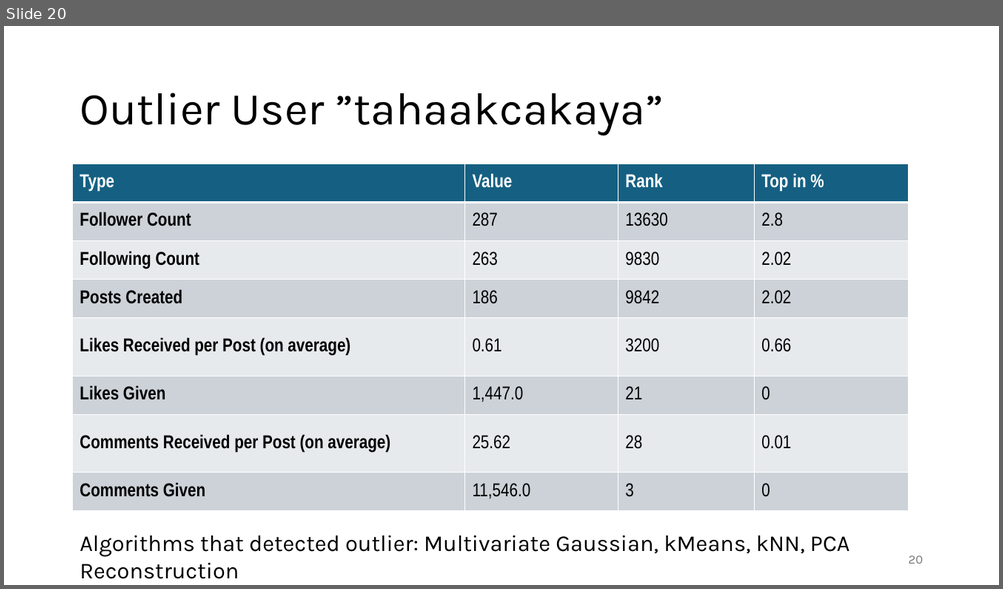
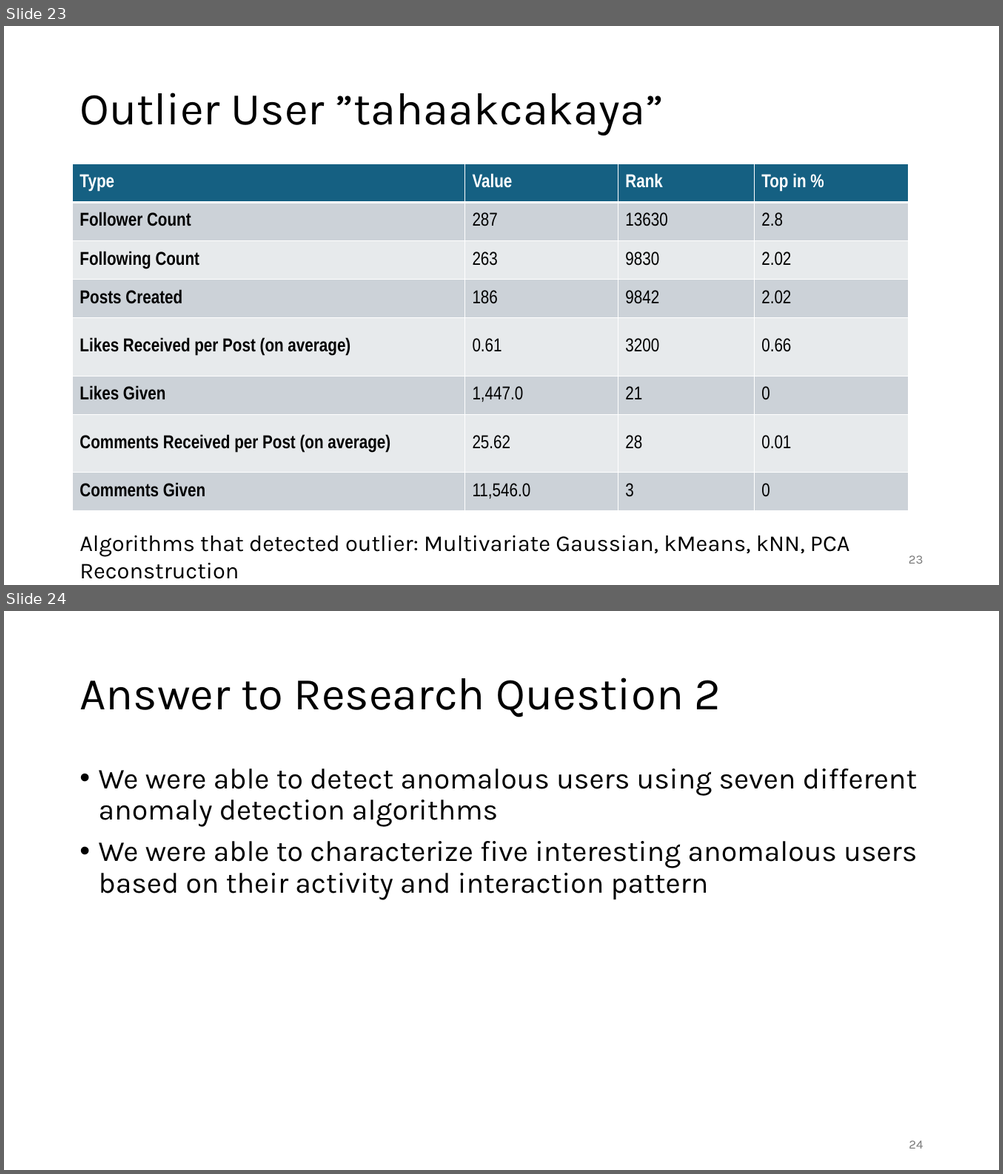
Before and after one commit to jonas-blum/data-mining-1, a slide deck: project/project-presentation-group51.pptx. Shown one above the other, each under a label of ours: slide 20 before the commit, slides 23 and 24 after it. The pictures are 1003x589 and 1003x1174 pixels, drawn with LibreOffice and Linux fonts; fonts in the diff are those of the drawing. Boxes give left, top, right and bottom in pixels: in the first picture for what was removed or moved away, otherwise in the second. Text is boxed around its words. In the diff, an @@ line names an element or a change of style, - is before the commit and + after.

```diff
--- a/project/project-presentation-group51.pptx
+++ b/project/project-presentation-group51.pptx
@@ slide 24 added at (x1=4, y1=611, x2=999, y2=1170), background #FFFFFF @@
@@ title added at (x1=79, y1=678, x2=721, y2=718), 44 pt, text #000000 @@
+Answer to Research Question 2
@@ text added at (x1=99, y1=769, x2=916, y2=900), 28 pt, text #000000 @@
+• We were able to detect anomalous users using seven different anomaly detection algorithms
+• We were able to characterize five interesting anomalous users based on their activity and interaction pattern
@@ page number added at (x1=908, y1=1141, x2=922, y2=1149), 12 pt, text #797979 @@
+24
@@ what was slide 20 is now slide 23 @@
@@ page number at (x1=908, y1=556, x2=923, y2=564): text changed @@
-20
+23
```
Also in this commit, not shown: 3 slides changed, 3 other slides added.
